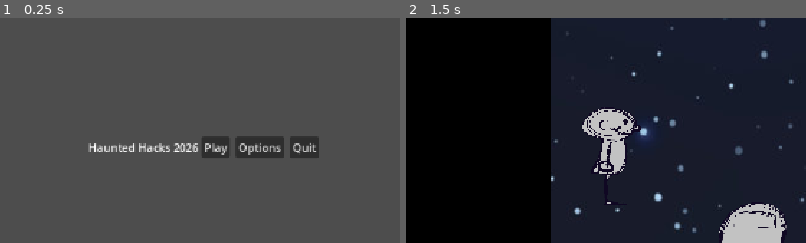
Above: before the commit, frames 1-2 (left to right).
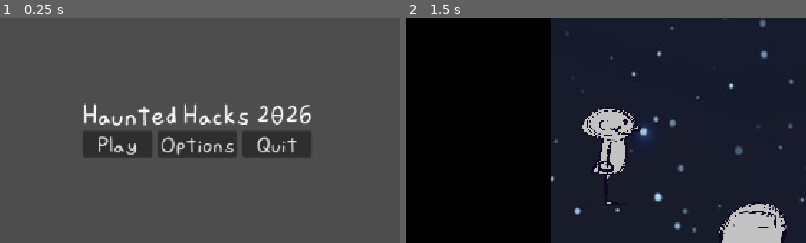
Above: after the commit, the same moments.

Repository: jlerman-wq/OCC-Hacks-2026
Game: Godot game, scene res://Scenes/MainMenu.tscn
Same seed, same stepped clock (60 frames per second), same inputs: the game is played once before the commit and once after it.
Inputs:
- Up to frame 1 (0.25 s): no input
- Up to frame 2 (1.5 s): click "Options" at 0.5 s; click "Play" at 1.25 s
The pictures show only the part of the screen within x 24-74%, y 21-71%; the shares and areas given below are measured in that part.

The runs differ from the first frame. In frame 1, 6.5% of the frame differs, in the area x 20-80%, y 37-63%; in frame 2, nothing differs.

Commit message:
.36
Updated Menu

Diff:
--- /dev/null
+++ b/occ-hacks-project/Assets/Scenes/Level 1/grave_1.tscn
@@ -0,0 +1,10 @@
+[gd_scene format=3 uid="uid://bduk77fc3crs3"]
+
+[ext_resource type="Texture2D" uid="uid://cpsl0nkdi0xdf" path="res://Assets/Artwork/graves v2.png" id="1_lst20"]
+
+[node name="Grave1" type="Sprite2D" unique_id=1203219104]
+z_index = -1
+scale = Vector2(0.15, 0.085)
+texture = ExtResource("1_lst20")
+region_enabled = true
+region_rect = Rect2(0, 0, 753.73, 967.35724)
--- /dev/null
+++ b/occ-hacks-project/Assets/Scenes/Level 1/grave_2.tscn
@@ -0,0 +1,10 @@
+[gd_scene format=3 uid="uid://vp75oniry7pb"]
+
+[ext_resource type="Texture2D" uid="uid://cpsl0nkdi0xdf" path="res://Assets/Artwork/graves v2.png" id="1_3okdt"]
+
+[node name="Grave2" type="Sprite2D" unique_id=1082205609]
+z_index = -1
+scale = Vector2(0.15, 0.085)
+texture = ExtResource("1_3okdt")
+region_enabled = true
+region_rect = Rect2(728.8806, -9.849731, 722.4429, 967.35724)
--- /dev/null
+++ b/occ-hacks-project/Assets/Scenes/Level 1/grave_3.tscn
@@ -0,0 +1,10 @@
+[gd_scene format=3 uid="uid://0lx7eib6hsi8"]
+
+[ext_resource type="Texture2D" uid="uid://cpsl0nkdi0xdf" path="res://Assets/Artwork/graves v2.png" id="1_37t60"]
+
+[node name="Grave3" type="Sprite2D" unique_id=1870664904]
+z_index = -1
+scale = Vector2(0.15, 0.085)
+texture = ExtResource("1_37t60")
+region_enabled = true
+region_rect = Rect2(1462.1787, -23.30481, 975.7031, 967.35724)
--- /dev/null
+++ b/occ-hacks-project/Assets/Scenes/Level 1/grave_4.tscn
@@ -0,0 +1,10 @@
+[gd_scene format=3 uid="uid://bivcjfq4rmu1f"]
+
+[ext_resource type="Texture2D" uid="uid://cpsl0nkdi0xdf" path="res://Assets/Artwork/graves v2.png" id="1_1gg8w"]
+
+[node name="Grave4" type="Sprite2D" unique_id=1990975414]
+z_index = -1
+scale = Vector2(0.15, 0.085)
+texture = ExtResource("1_1gg8w")
+region_enabled = true
+region_rect = Rect2(2434.206, -23.30481, 763.8843, 967.35724)
--- /dev/null
+++ b/occ-hacks-project/Assets/Scenes/Level 1/grave_5.tscn
@@ -0,0 +1,10 @@
+[gd_scene format=3 uid="uid://ban3ck7b4svht"]
+
+[ext_resource type="Texture2D" uid="uid://cpsl0nkdi0xdf" path="res://Assets/Artwork/graves v2.png" id="1_7s6i3"]
+
+[node name="Grave5" type="Sprite2D" unique_id=1948849947]
+z_index = -1
+scale = Vector2(0.15, 0.085)
+texture = ExtResource("1_7s6i3")
+region_enabled = true
+region_rect = Rect2(19.03125, 979.0936, 719.84753, 1184.4557)
--- /dev/null
+++ b/occ-hacks-project/Assets/Scenes/Level 1/grave_6.tscn
@@ -0,0 +1,10 @@
+[gd_scene format=3 uid="uid://bbwg77k04478e"]
+
+[ext_resource type="Texture2D" uid="uid://cpsl0nkdi0xdf" path="res://Assets/Artwork/graves v2.png" id="1_od0jd"]
+
+[node name="Grave6" type="Sprite2D" unique_id=744346583]
+z_index = -1
+scale = Vector2(0.15, 0.085)
+texture = ExtResource("1_od0jd")
+region_enabled = true
+region_rect = Rect2(718.6919, 972.3661, 719.84753, 1774.6742)
--- a/occ-hacks-project/Scenes/Levels/Level 1/Level_1.tscn
+++ b/occ-hacks-project/Scenes/Levels/Level 1/Level_1.tscn
@@ -1,11 +1,16 @@
 [gd_scene format=3 uid="uid://bugfme471bxqy"]
 
 [ext_resource type="PackedScene" uid="uid://c6lfsxfmg1qqx" path="res://Scenes/player.tscn" id="1_njwam"]
-[ext_resource type="Texture2D" uid="uid://ineiw203woyb" path="res://Assets/GY gate.png" id="2_7acdd"]
+[ext_resource type="Texture2D" uid="uid://ineiw203woyb" path="res://Assets/Artwork/GY gate.png" id="2_7acdd"]
 [ext_resource type="PackedScene" uid="uid://b4lubjqyxvcou" path="res://Scenes/Transition_Trigger.tscn" id="2_qwye8"]
 [ext_resource type="PackedScene" uid="uid://df2wuwl1qktxi" path="res://Scenes/Levels/Level 2/Level_2.tscn" id="3_rxrfu"]
-[ext_resource type="Texture2D" uid="uid://cpsl0nkdi0xdf" path="res://Assets/graves v2.png" id="5_n5l5u"]
-[ext_resource type="Texture2D" uid="uid://debob087ohtad" path="res://Assets/starry_sky.jpg" id="6_anfnq"]
+[ext_resource type="PackedScene" uid="uid://bduk77fc3crs3" path="res://Assets/Scenes/Level 1/grave_1.tscn" id="5_dxbx3"]
+[ext_resource type="PackedScene" uid="uid://vp75oniry7pb" path="res://Assets/Scenes/Level 1/grave_2.tscn" id="6_7b7ae"]
+[ext_resource type="Texture2D" uid="uid://debob087ohtad" path="res://Assets/Artwork/starry_sky.jpg" id="6_anfnq"]
+[ext_resource type="PackedScene" uid="uid://0lx7eib6hsi8" path="res://Assets/Scenes/Level 1/grave_3.tscn" id="7_56cmi"]
+[ext_resource type="PackedScene" uid="uid://bivcjfq4rmu1f" path="res://Assets/Scenes/Level 1/grave_4.tscn" id="8_g4o7n"]
+[ext_resource type="PackedScene" uid="uid://ban3ck7b4svht" path="res://Assets/Scenes/Level 1/grave_5.tscn" id="9_d4j2s"]
+[ext_resource type="PackedScene" uid="uid://bbwg77k04478e" path="res://Assets/Scenes/Level 1/grave_6.tscn" id="10_gk1ct"]
 
 [sub_resource type="RectangleShape2D" id="RectangleShape2D_qmqve"]
 size = Vector2(42, 655)
@@ -161,53 +166,23 @@
 
 [node name="Graves" type="Node" parent="Enviorment" unique_id=1893648840]
 
-[node name="Grave1" type="Sprite2D" parent="Enviorment/Graves" unique_id=1482613297]
-z_index = -1
+[node name="Grave1" parent="Enviorment/Graves" unique_id=1203219104 instance=ExtResource("5_dxbx3")]
 position = Vector2(317.99997, 577)
-scale = Vector2(0.15, 0.085)
-texture = ExtResource("5_n5l5u")
-region_enabled = true
-region_rect = Rect2(0, 0, 753.73, 967.35724)
 
-[node name="Grave2" type="Sprite2D" parent="Enviorment/Graves" unique_id=1334350332]
-z_index = -1
+[node name="Grave2" parent="Enviorment/Graves" unique_id=1082205609 instance=ExtResource("6_7b7ae")]
 position = Vector2(446, 578)
-scale = Vector2(0.15, 0.085)
-texture = ExtResource("5_n5l5u")
-region_enabled = true
-region_rect = Rect2(728.8806, -9.849731, 722.4429, 967.35724)
 
-[node name="Grave3" type="Sprite2D" parent="Enviorment/Graves" unique_id=215049096]
-z_index = -1
+[node name="Grave3" parent="Enviorment/Graves" unique_id=1870664904 instance=ExtResource("7_56cmi")]
 position = Vector2(570.00006, 577)
-scale = Vector2(0.15, 0.085)
-texture = ExtResource("5_n5l5u")
-region_enabled = true
-region_rect = Rect2(1462.1787, -23.30481, 975.7031, 967.35724)
 
-[node name="Grave4" type="Sprite2D" parent="Enviorment/Graves" unique_id=966078276]
-z_index = -1
+[node name="Grave4" parent="Enviorment/Graves" unique_id=1990975414 instance=ExtResource("8_g4o7n")]
 position = Vector2(713, 575)
-scale = Vector2(0.15, 0.085)
-texture = ExtResource("5_n5l5u")
-region_enabled = true
-region_rect = Rect2(2434.206, -23.30481, 763.8843, 967.35724)
 
-[node name="Grave5" type="Sprite2D" parent="Enviorment/Graves" unique_id=1270231804]
-z_index = -1
+[node name="Grave5" parent="Enviorment/Graves" unique_id=1948849947 instance=ExtResource("9_d4j2s")]
 position = Vector2(837.00006, 574)
-scale = Vector2(0.15, 0.085)
-texture = ExtResource("5_n5l5u")
-region_enabled = true
-region_rect = Rect2(19.03125, 979.0936, 719.84753, 1184.4557)
 
-[node name="Grave6" type="Sprite2D" parent="Enviorment/Graves" unique_id=1986868043]
-z_index = -1
+[node name="Grave6" parent="Enviorment/Graves" unique_id=744346583 instance=ExtResource("10_gk1ct")]
 position = Vector2(948, 543)
-scale = Vector2(0.15, 0.085)
-texture = ExtResource("5_n5l5u")
-region_enabled = true
-region_rect = Rect2(718.6919, 972.3661, 719.84753, 1774.6742)
 
 [node name="TextureRect" type="TextureRect" parent="Enviorment" unique_id=1127441446]
 z_index = -99
--- a/occ-hacks-project/Scenes/MainMenu.tscn
+++ b/occ-hacks-project/Scenes/MainMenu.tscn
@@ -1,6 +1,15 @@
 [gd_scene format=3 uid="uid://cudv8vbmmajji"]
 
 [ext_resource type="Script" uid="uid://jygq7qbb7d4p" path="res://Scripts/menu.gd" id="1_tt5f1"]
+[ext_resource type="FontFile" uid="uid://dixj1vsepesu2" path="res://Assets/Font/Lilenthtype-Regular.ttf" id="2_853f1"]
+
+[sub_resource type="LabelSettings" id="LabelSettings_aqcu0"]
+font = ExtResource("2_853f1")
+font_size = 36
+
+[sub_resource type="Theme" id="Theme_gla8d"]
+default_font = ExtResource("2_853f1")
+default_font_size = 30
 
 [node name="MainMenu" type="MarginContainer" unique_id=45357579]
 anchors_preset = 8
@@ -8,10 +17,10 @@
 anchor_top = 0.5
 anchor_right = 0.5
 anchor_bottom = 0.5
-offset_left = -288.0
-offset_top = -95.5
-offset_right = 288.0
-offset_bottom = 95.5
+offset_left = -500.0
+offset_top = -267.0
+offset_right = 478.0
+offset_bottom = 218.0
 grow_horizontal = 2
 grow_vertical = 2
 theme_override_constants/margin_left = 120
@@ -25,36 +34,47 @@
 size_flags_horizontal = 4
 size_flags_vertical = 4
 
-[node name="Label" type="Label" parent="HBoxContainer" unique_id=1062837574]
-layout_mode = 2
-text = "Haunted Hacks 2026"
-
-[node name="Play_Button" type="Button" parent="HBoxContainer" unique_id=1634738503]
-unique_name_in_owner = true
-layout_mode = 2
-text = "Play
-"
-
-[node name="Control" type="Control" parent="HBoxContainer" unique_id=723774896]
-layout_mode = 2
-
-[node name="Options_Button" type="Button" parent="HBoxContainer" unique_id=1719150082]
-unique_name_in_owner = true
-layout_mode = 2
-text = "Options"
-
-[node name="Control2" type="Control" parent="HBoxContainer" unique_id=987463359]
-layout_mode = 2
-
-[node name="Quit_Button" type="Button" parent="HBoxContainer" unique_id=365194383]
-unique_name_in_owner = true
-layout_mode = 2
-text = "Quit"
-
 [node name="VBoxContainer" type="VBoxContainer" parent="HBoxContainer" unique_id=964302327]
 layout_mode = 2
 alignment = 1
 
-[connection signal="pressed" from="HBoxContainer/Play_Button" to="." method="_on_play_button_pressed"]
-[connection signal="pressed" from="HBoxContainer/Options_Button" to="." method="_on_options_button_pressed"]
-[connection signal="pressed" from="HBoxContainer/Quit_Button" to="." method="_on_quit_button_pressed"]
+[node name="Label" type="Label" parent="HBoxContainer/VBoxContainer" unique_id=1062837574]
+layout_mode = 2
+text = "Haunted Hacks 2026"
+label_settings = SubResource("LabelSettings_aqcu0")
+
+[node name="HBoxContainer" type="HBoxContainer" parent="HBoxContainer/VBoxContainer" unique_id=167348224]
+layout_mode = 2
+alignment = 1
+
+[node name="Play_Button" type="Button" parent="HBoxContainer/VBoxContainer/HBoxContainer" unique_id=1634738503]
+unique_name_in_owner = true
+layout_mode = 2
+size_flags_horizontal = 3
+theme = SubResource("Theme_gla8d")
+text = "Play
+"
+
+[node name="Control" type="Control" parent="HBoxContainer/VBoxContainer/HBoxContainer" unique_id=723774896]
+layout_mode = 2
+
+[node name="Options_Button" type="Button" parent="HBoxContainer/VBoxContainer/HBoxContainer" unique_id=1719150082]
+unique_name_in_owner = true
+layout_mode = 2
+size_flags_horizontal = 3
+theme = SubResource("Theme_gla8d")
+text = "Options"
+
+[node name="Control2" type="Control" parent="HBoxContainer/VBoxContainer/HBoxContainer" unique_id=987463359]
+layout_mode = 2
+
+[node name="Quit_Button" type="Button" parent="HBoxContainer/VBoxContainer/HBoxContainer" unique_id=365194383]
+unique_name_in_owner = true
+layout_mode = 2
+size_flags_horizontal = 3
+theme = SubResource("Theme_gla8d")
+text = "Quit"
+
+[connection signal="pressed" from="HBoxContainer/VBoxContainer/HBoxContainer/Play_Button" to="." method="_on_play_button_pressed"]
+[connection signal="pressed" from="HBoxContainer/VBoxContainer/HBoxContainer/Options_Button" to="." method="_on_options_button_pressed"]
+[connection signal="pressed" from="HBoxContainer/VBoxContainer/HBoxContainer/Quit_Button" to="." method="_on_quit_button_pressed"]
--- a/occ-hacks-project/Scenes/player.tscn
+++ b/occ-hacks-project/Scenes/player.tscn
@@ -1,7 +1,7 @@
 [gd_scene format=3 uid="uid://c6lfsxfmg1qqx"]
 
 [ext_resource type="Script" uid="uid://0fbgalodrfyn" path="res://Scripts/player.gd" id="1_cvnsp"]
-[ext_resource type="Texture2D" uid="uid://0k7wbiboc7ed" path="res://Assets/the guy.png" id="2_cvnsp"]
+[ext_resource type="Texture2D" uid="uid://0k7wbiboc7ed" path="res://Assets/Artwork/the guy.png" id="2_cvnsp"]
 
 [sub_resource type="AtlasTexture" id="AtlasTexture_hqtel"]
 atlas = ExtResource("2_cvnsp")
Renamed: occ-hacks-project/Assets/67.png -> occ-hacks-project/Assets/Artwork/67.png
Not shown, changed: occ-hacks-project/Assets/Artwork/67.png.import
Renamed: occ-hacks-project/Assets/GY gate.png -> occ-hacks-project/Assets/Artwork/GY gate.png
Not shown, changed: occ-hacks-project/Assets/Artwork/GY gate.png.import
Renamed: occ-hacks-project/Assets/bookshelf.png -> occ-hacks-project/Assets/Artwork/bookshelf.png
Not shown, changed: occ-hacks-project/Assets/Artwork/bookshelf.png.import
Renamed: occ-hacks-project/Assets/flying book.png -> occ-hacks-project/Assets/Artwork/flying book.png
Not shown, changed: occ-hacks-project/Assets/Artwork/flying book.png.import
Renamed: occ-hacks-project/Assets/graves v2.png -> occ-hacks-project/Assets/Artwork/graves v2.png
Not shown, changed: occ-hacks-project/Assets/Artwork/graves v2.png.import
Renamed: occ-hacks-project/Assets/graves.png -> occ-hacks-project/Assets/Artwork/graves.png
Not shown, changed: occ-hacks-project/Assets/Artwork/graves.png.import
(and 16 more such lines)
